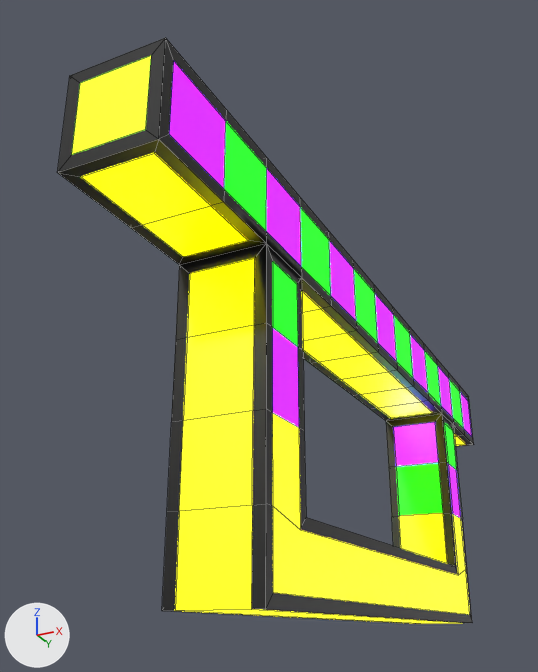
What one commit did to the FBX model Assets/3D Models/Export/SwingPoint.fbx.
Camera for both pictures: a 50 mm lens placed at (5.07, -14.03, -4.92), pointed at (-1.19, -1.5, 0.72). Lighting does not change. The marker at lower left points along +X, +Y and +Z. The older version comes first. Mesh edges are drawn as thin lines. Vertices at exactly the same position are counted once.

The scene before the commit, as lines of its bpy script (objects in view):
```python
me_cube = bpy.data.meshes.new('Cube')
me_cube.from_pydata(...)  # 276 vertices, 276 faces; spans x -0.8..0.8, y -8.2..8.3, z -4.6..1.9
# faces by material slot: [28, 25, 2, 29, 192]
me_cube.materials.append(mat_violet)  # purple #6800ff, glowing purple #6800ff
me_cube.materials.append(mat_green)  # green #00ff00, glowing green #00ff00
me_cube.materials.append(mat_lime)  # green #aeff00, glowing green #99ff00
me_cube.materials.append(mat_yellow)  # yellow #ffff00, glowing yellow #ffff00
me_cube.materials.append(mat_black)  # black #000000
ob_cube = bpy.data.objects.new('Cube', me_cube)
ob_cube.location = (0.0, 0.0, 0.0)
```
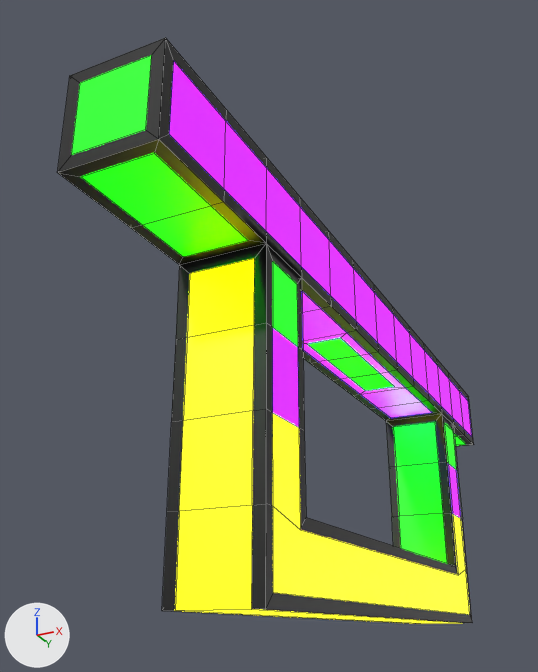
The newer file is also rescaled (x0.5) as a whole; pictures and numbers use the older file's frame.

Where the change shows, as pixel boxes (x1, y1, x2, y2) in the pictures (538 x 672 px):
part 1 of me_cube, reshaped: (303, 333, 405, 394) in both
part 2 of me_cube, recoloured (purple to green): (394, 422, 438, 467) in both
part 3 of me_cube, recoloured: (224, 122, 463, 427) in both
part 4 of me_cube, recoloured (darker): (72, 56, 151, 154) in both
part 5 of me_cube, recoloured: (302, 292, 432, 418) in both
part 6 of me_cube, recoloured: (82, 153, 465, 563) in both

Edits to the bpy script that builds the scene:
```text
Change me_cube:
    used by ob_cube; location = (0.0, 0.0, 0.0)
    remove me_cube.from_pydata(...)  # 276 vertices, 276 faces; spans x -0.8..0.8, y -8.2..8.3, z -4.6..1.9
    add me_cube.from_pydata(...)  # 284 vertices, 284 faces; spans x -0.8..0.8, y -8.2..8.3, z -4.6..1.9
    me_cube part 1
    3 faces are deleted
    8 vertices are added at x -0.4..0.4, y -1.5..1.8, z 0.4
    3 new faces join them, mat_green (green #00ff00, glowing green #00ff00)
    8 new faces join them, mat_violet (purple #6800ff, glowing purple #6800ff)
    me_cube part 2: 4 faces spanning x -0.8..0.6, y -5.3..5.6, z -2.1..0.2 switch from mat_violet (purple #6800ff, glowing purple #6800ff) to mat_green (green #00ff00, glowing green #00ff00)
    me_cube part 3: 19 faces spanning x -0.8..0.8, y -8.0..8.1, z 0.6..1.9 switch from mat_green (green #00ff00, glowing green #00ff00) to mat_violet (purple #6800ff, glowing purple #6800ff)
    me_cube part 4: 2 faces spanning x -0.6..0.6, y -8.2..8.3, z 0.6..1.7 switch from mat_lime (green #aeff00, glowing green #99ff00) to mat_green (green #00ff00, glowing green #00ff00)
    me_cube part 5: 4 faces spanning x -0.6..0.6, y -4.0..4.3, z 0.4 switch from mat_yellow (yellow #ffff00, glowing yellow #ffff00) to mat_violet (purple #6800ff, glowing purple #6800ff)
    me_cube part 6: 8 faces spanning x -0.8..0.6, y -8.0..8.1, z -3.6..0.4 switch from mat_yellow (yellow #ffff00, glowing yellow #ffff00) to mat_green (green #00ff00, glowing green #00ff00)
```
